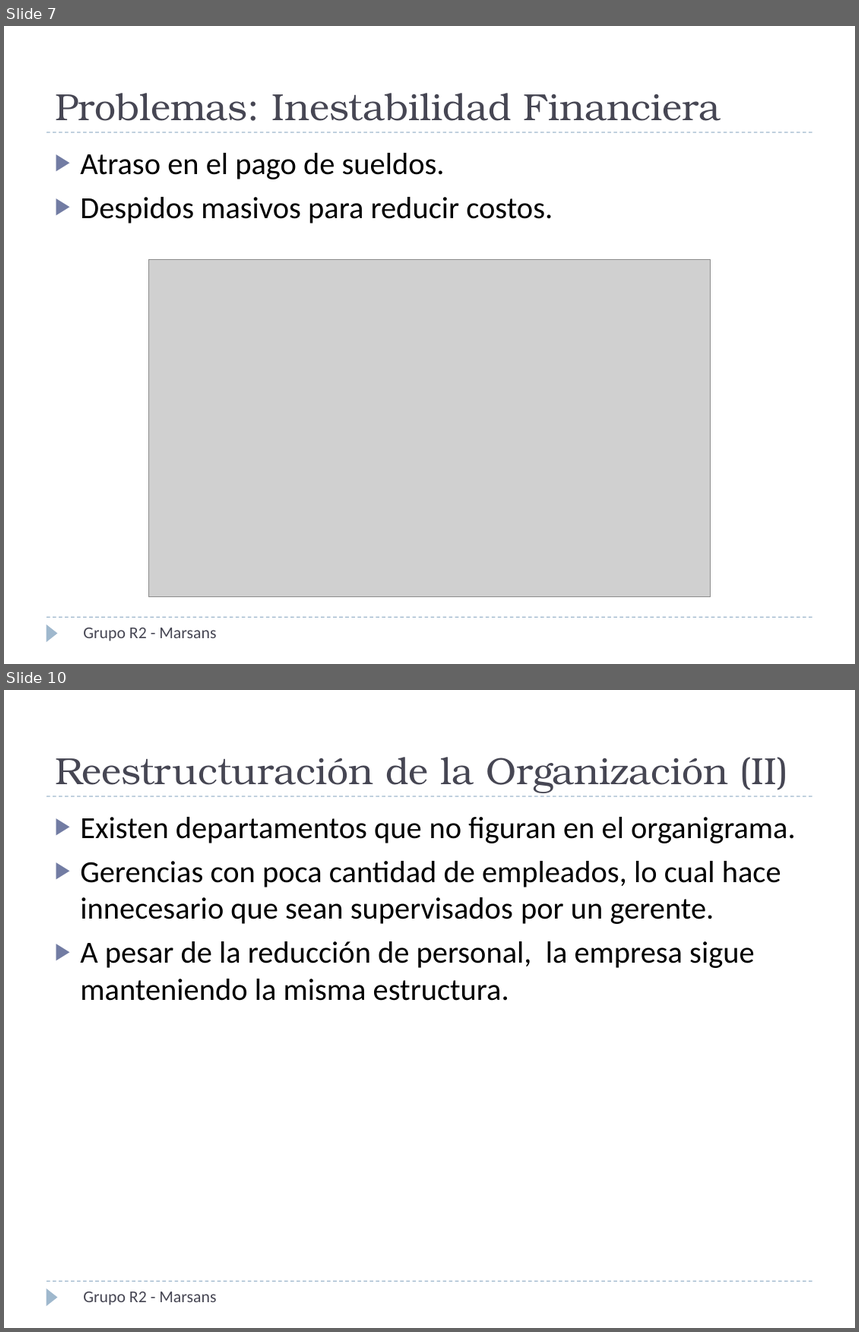
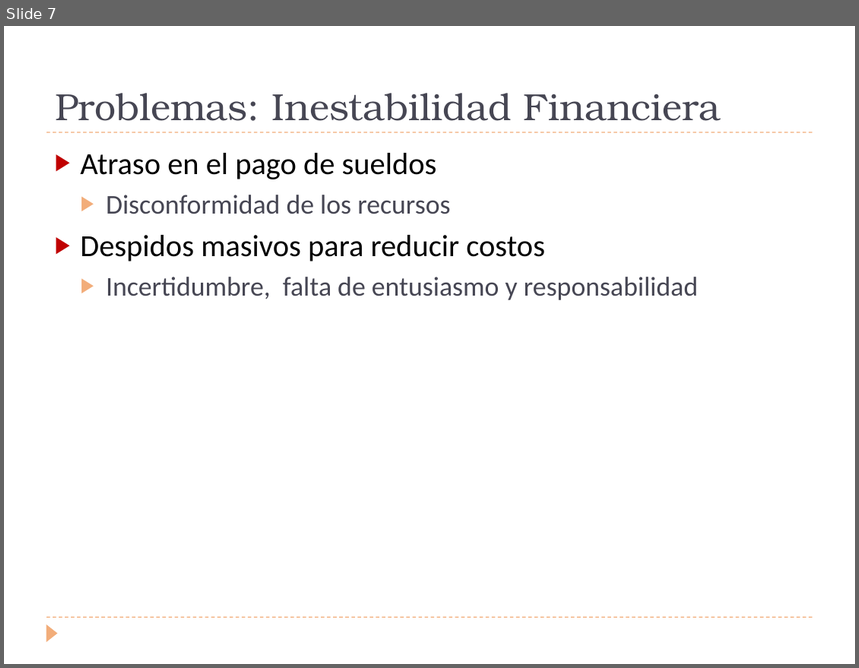
Before and after one commit to invernizzie/fiuba-grupoestrucorga, a slide deck: Trabajo Practico/Presentacion/Presentación1.ppt. Shown one above the other, each under a label of ours: slides 7 and 10 before the commit, slide 7 after it; the slides between them are not shown. The pictures are 859x1332 and 859x668 pixels, drawn with LibreOffice and Linux fonts; fonts in the diff are those of the drawing; grey boxes stand for pictures. Boxes give left, top, right and bottom in pixels: in the first picture for what was removed or moved away, otherwise in the second. Text is boxed around its words. In the diff, an @@ line names an element or a change of style, - is before the commit and + after.

```diff
--- a/Trabajo Practico/Presentacion/Presentación1.ppt
+++ b/Trabajo Practico/Presentacion/Presentación1.ppt
@@ slide 10 removed at (4, 690, 855, 1328), background #FFFFFF; not listed: 3 template elements that a slide beside it also shows @@
@@ title removed at (55, 757, 789, 793) @@
-Reestructuración de la Organización (II)
@@ text removed at (80, 817, 796, 1001) @@
-▶ Existen departamentos que no figuran en el organigrama.
-▶ Gerencias con poca cantidad de empleados, lo cual hace innecesario que sean supervisados por un gerente.
-▶ A pesar de la reducción de personal, la empresa sigue manteniendo la misma estructura.
@@ text removed at (83, 1292, 216, 1306) @@
-Grupo R2 - Marsans
@@ slide 7 changed as well @@
@@ line (47, 132) - (813, 132): stroke #9FB8CD 0.74 pt dashed to #F2AD7A 0.74 pt dashed @@
@@ text at (80, 153, 698, 300): text changed; size 26 to 23 pt; text colour #000000 to #464653 @@
-▶ Atraso en el pago de sueldos.
-▶ Despidos masivos para reducir costos.
+▶ Atraso en el pago de sueldos
+  ▶ Disconformidad de los recursos
+▶ Despidos masivos para reducir costos
+  ▶ Incertidumbre, falta de entusiasmo y responsabilidad
@@ picture removed at (148, 260, 711, 598) @@
@@ line (47, 617) - (813, 617): stroke #9FB8CD 0.74 pt dashed to #F2AD7A 0.74 pt dashed @@
@@ triangle at (47, 624, 58, 642): fill #9FB8CD to #F2AD7A @@
@@ text removed at (83, 628, 216, 642) @@
-Grupo R2 - Marsans
```
Also in this commit, not shown: 4 other slides changed, 6 slides added, 7 other slides removed, 3 other files.
